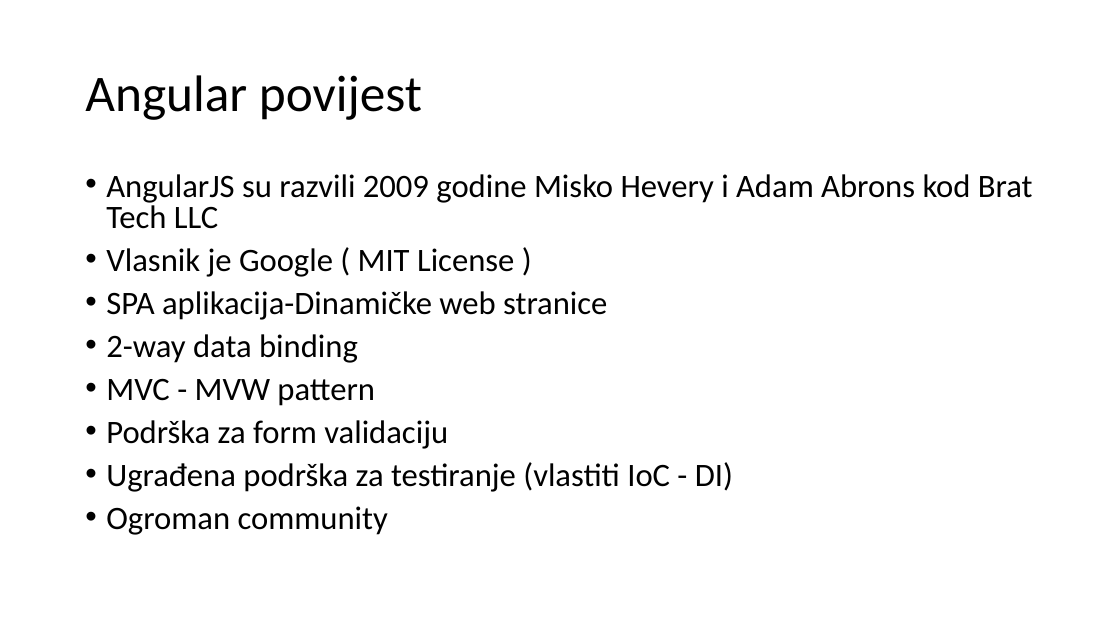
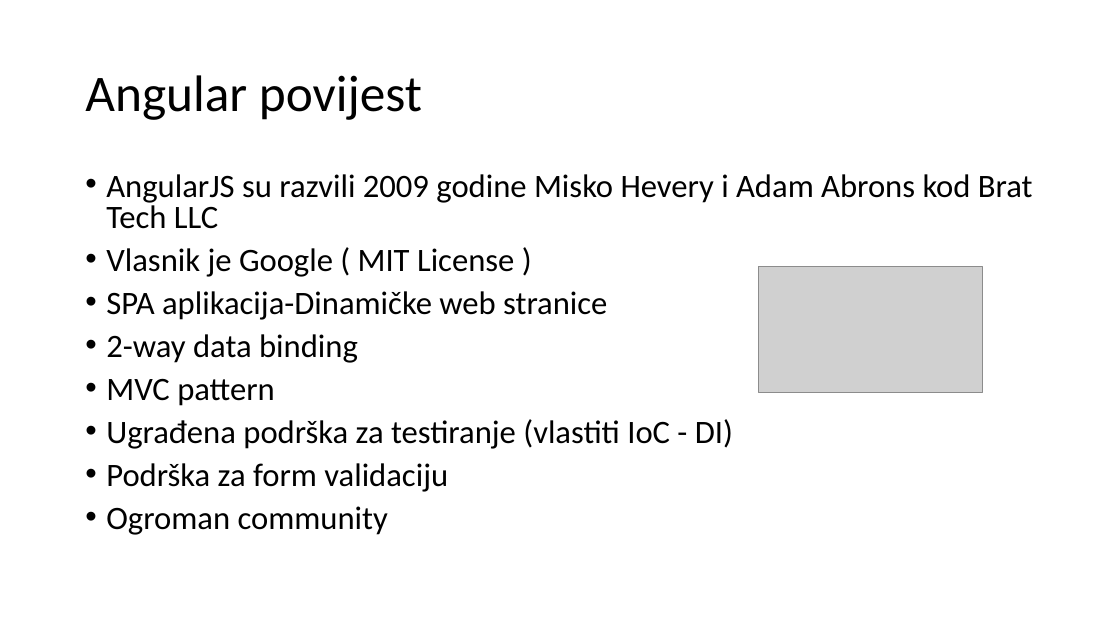
Before and after one commit to mmssniper/angular-workshop, a slide deck: slide 2 of prezentacije/1-4 Angular povijest.pptx (slide 1 before the commit). Drawn at 1120x630 pixels with LibreOffice and Linux fonts; fonts in the diff are those of the drawing; grey boxes stand for pictures. Boxes give left, top, right and bottom in pixels: in the first picture for what was removed or moved away, otherwise in the second. Text is boxed around its words. In the diff, an @@ line names an element or a change of style, - is before the commit and + after.

```diff
--- a/prezentacije/1-4 Angular povijest.pptx
+++ b/prezentacije/1-4 Angular povijest.pptx
@@ picture added at bbox=[759, 266, 983, 392] @@
@@ text at bbox=[106, 378, 733, 449]: text changed @@
-• MVC - MVW pattern
+• MVC pattern
+• Ugrađena podrška za testiranje (vlastiti IoC - DI)
@@ text at bbox=[106, 462, 733, 492]: paragraph removed @@
-• Ugrađena podrška za testiranje (vlastiti IoC - DI)
```
Also in this commit, not shown: 3 slides added, 2 other files.
